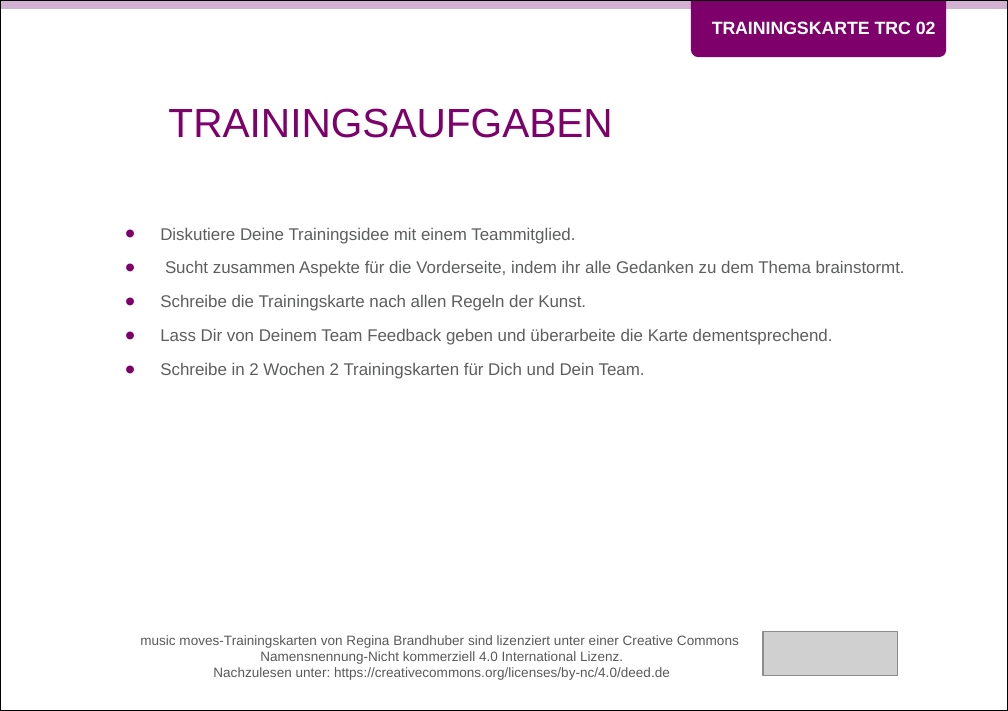
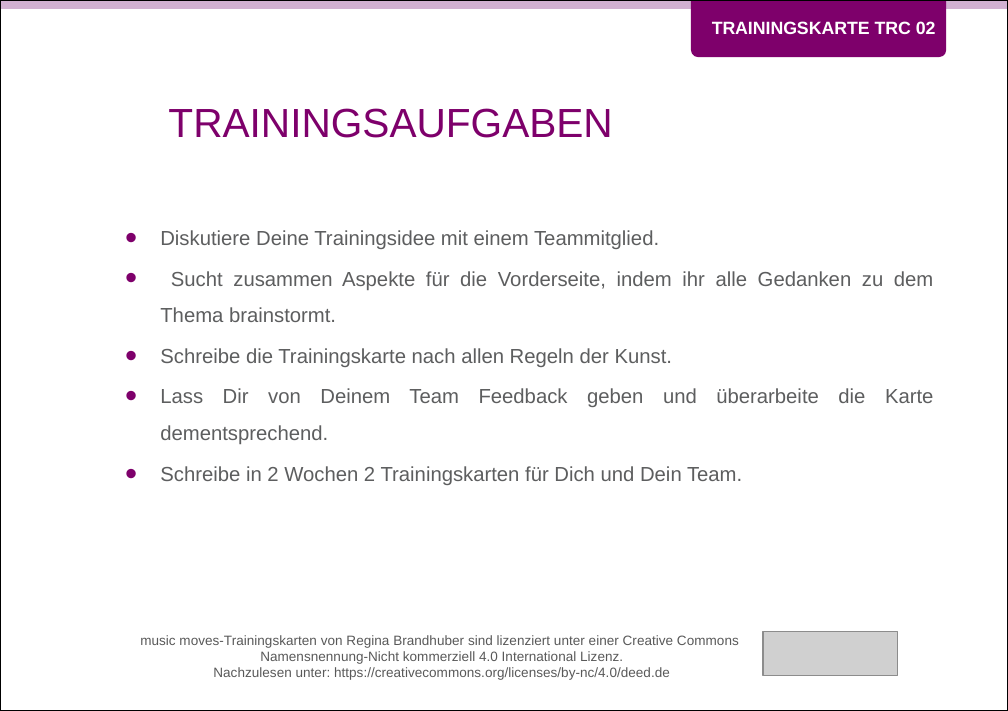
Before and after one commit to Teamtool/training-materials, a slide deck: slide 2 of training-cards/music moves/Training Cards (TRC)/ger/apprentice/ger_TRC_02_Trainingskarten_schreiben_MM_A.pptx. Drawn at 1008x711 pixels with LibreOffice and Linux fonts; fonts in the diff are those of the drawing; grey boxes stand for pictures; background and template pictures are left out. Boxes give left, top, right and bottom in pixels: in the first picture for what was removed or moved away, otherwise in the second. Text is boxed around its words. In the diff, an @@ line names an element or a change of style, - is before the commit and + after.

```diff
--- a/training-cards/music moves/Training Cards (TRC)/ger/apprentice/ger_TRC_02_Trainingskarten_schreiben_MM_A.pptx
+++ b/training-cards/music moves/Training Cards (TRC)/ger/apprentice/ger_TRC_02_Trainingskarten_schreiben_MM_A.pptx
@@ text "Diskutiere Deine Trainingsidee mit einem ..." at [160, 230, 933, 485]: size 10 to 12 pt; alignment left to justified @@
```
Also in this commit, not shown: 1 other slide changed, 1 other file.
